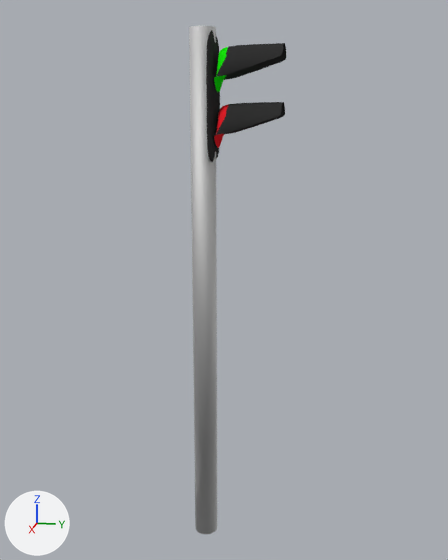
What one commit did to the Blender file Svetofor/Svetofor.blend.
Before and after are seen from a 50 mm camera at (9.81, 2.29, 7.18) aimed at (0.32, 0.4, 4.8). The axes (+X, +Y, +Z) are drawn at lower left. The lights are the same throughout.

In view in the first picture: 'Corp', 'Green', 'Red', 'Stolb'.
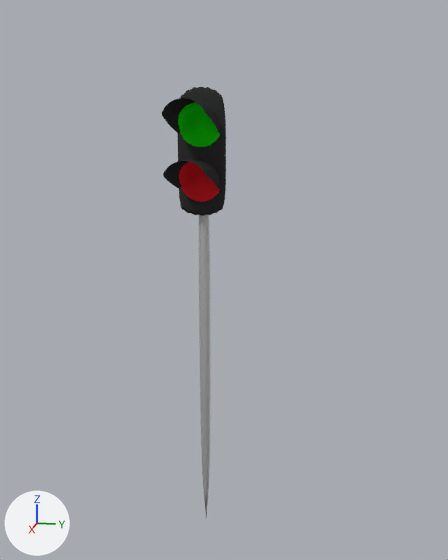
Where the newer file only moved an object's origin or applied its transform, the numbers keep the older frame.

What differs and where, as boxes (x1, y1, x2, y2) in the pictures (448 x 560 px):
'Stolb', deleted
    before: (189, 26, 217, 534)
'Corp', reshaped, moved, turned, rescaled
    before: (206, 30, 220, 162)
    after: (178, 87, 226, 517)
'Green', mesh turned
    before: (214, 43, 286, 92)
    after: (162, 98, 220, 147)
'Red', mesh turned
    before: (214, 102, 285, 148)
    after: (163, 159, 220, 202)
part 3 of me_plane_001, added
    after: (178, 87, 226, 517)
part 4 of me_plane_001, deleted (black)
    before: (206, 30, 220, 162)

Diff of the bpy script that builds the scene:
```diff
--- a/Svetofor/Svetofor.blend.py
+++ b/Svetofor/Svetofor.blend.py
@@ mat_корпус_001 @@
+mat_корпус_001 = diffuse_material('Корпус.001')
+mat_корпус_001.base_color = (0.0352, 0.0352, 0.0352)  # black #353535
@@ me_circle_004 @@
 me_circle_004.from_pydata(...)  # 117 vertices, 85 faces; spans x -100.0..100.0, y -100.0..100.0, z -294.0..0.0
 # used by ob_red; location = (-0.01, 0.24, 7.21); rotation_euler = (1.571, 0.0, 0.0), in degrees (90, 0, 0); scale = (0.00345, 0.00345, 0.00345)
+# me_circle_004 part 1: the whole mesh is turned -90 degrees about the y axis through its middle, then moved by (219.0, -239.0, 213.0)
 me_circle_004.materials.append(mat_корпус)
@@ me_circle @@
 me_circle.from_pydata(...)  # 117 vertices, 85 faces; spans x -100.0..100.0, y -100.0..100.0, z -294.0..0.0
 # used by ob_green; location = (-0.01, 0.24, 8.05); rotation_euler = (1.571, 0.0, 0.0), in degrees (90, 0, 0); scale = (0.00345, 0.00345, 0.00345)
+# me_circle part 2: the whole mesh is turned -90 degrees about the y axis through its middle, then moved by (219.0, -239.0, 213.0)
 me_circle.materials.append(mat_корпус)
@@ me_plane_001 @@
 # used by ob_corp; location = (-0.01, 0.23, 7.57); rotation_euler = (-1.571, 0.0, 0.0), in degrees (-90, 0, 0); scale = (0.00417, 0.0085, 0.0123)
-me_plane_001.from_pydata(...)  # 36 vertices, 20 faces; spans x -100.0..100.0, y -129.0..118.0, z -11.0..0.0
-me_plane_001.materials.append(mat_корпус)  # black #353535
+me_plane_001.from_pydata(...)  # 100 vertices, 54 faces; spans x 0.0, y 0.0, z 0.0..8.0
+# me_plane_001 part 3: 100 vertices added at x 0.0, y 0.0, z 0.0..8.0
+# me_plane_001 part 4: 36 vertices removed from x -100.0..100.0, y -129.0..118.0, z -11.0..0.0
+# me_plane_001 part 5: the surface is now shaded smooth
+me_plane_001.materials.append(mat_корпус_001)  # black #353535
+me_plane_001.materials.append(mat_material_001)
@@ ob_corp @@
 ob_corp = bpy.data.objects.new('Corp', me_plane_001)
-ob_corp.location = (-0.01, 0.23, 7.57)
-ob_corp.rotation_euler = (-1.571, 0.0, 0.0)  # degrees (-90, 0, 0)
-ob_corp.scale = (0.00417, 0.0085, 0.0123)
+ob_corp.location = (0.0, 0.0, 0.0)
 _m = ob_corp.modifiers.new('Subsurf', 'SUBSURF')
@@ ob_stolb @@
-ob_stolb = bpy.data.objects.new('Stolb', me_cylinder)
-ob_stolb.location = (0.0, 0.0, 0.21)
-ob_stolb.scale = (0.00202, 0.00202, 0.00202)
```
